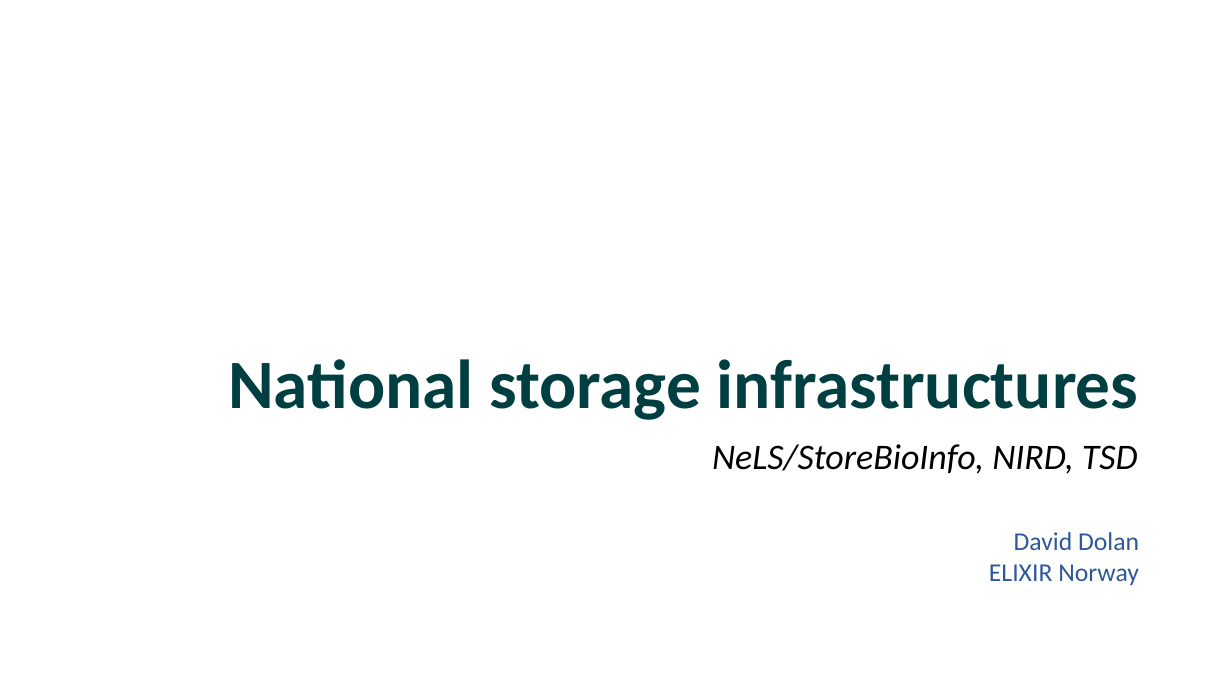
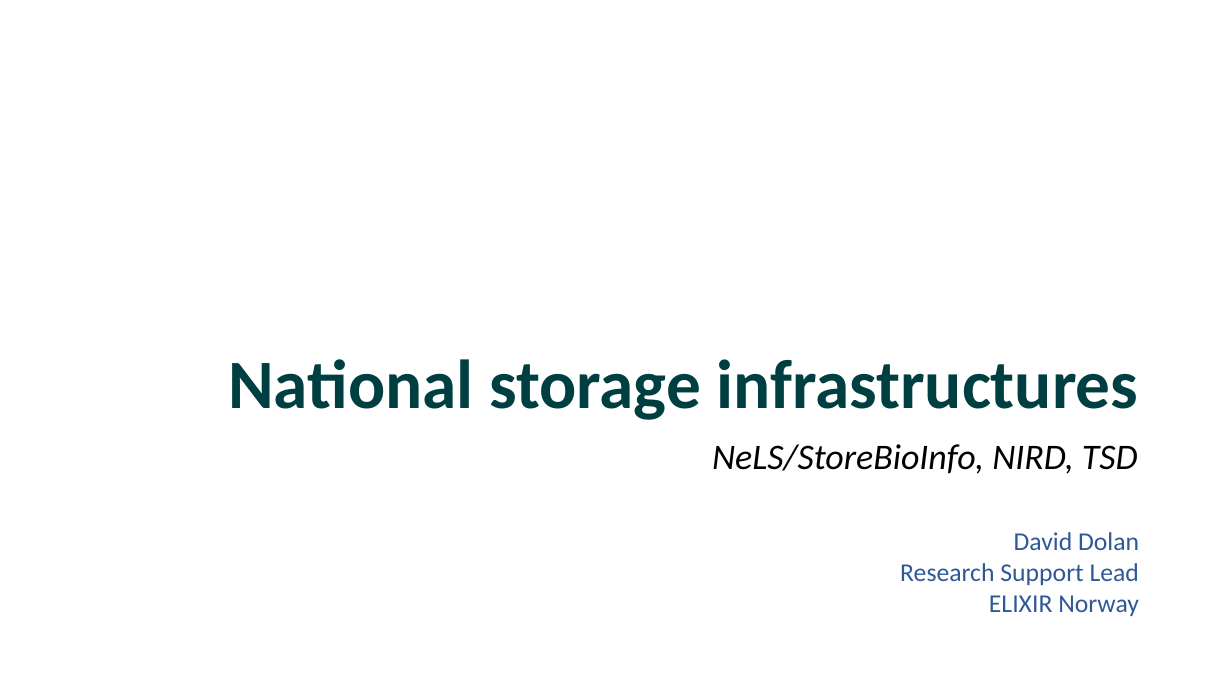
Before and after one commit to ELIXIR-Norway-Training/DMP-writing-workshop, a slide deck: slide 1 of 05_National_storage_infrastructures.pptx. Drawn at 1232x693 pixels with LibreOffice and Linux fonts; fonts in the diff are those of the drawing; background and template pictures are left out. Boxes give left, top, right and bottom in pixels: in the first picture for what was removed or moved away, otherwise in the second. Text is boxed around its words. In the diff, an @@ line names an element or a change of style, - is before the commit and + after.

```diff
--- a/05_National_storage_infrastructures.pptx
+++ b/05_National_storage_infrastructures.pptx
@@ text at (900,563,1139,585): paragraph added @@
+Research Support Lead
```
Also in this commit, not shown: 1 other file.
